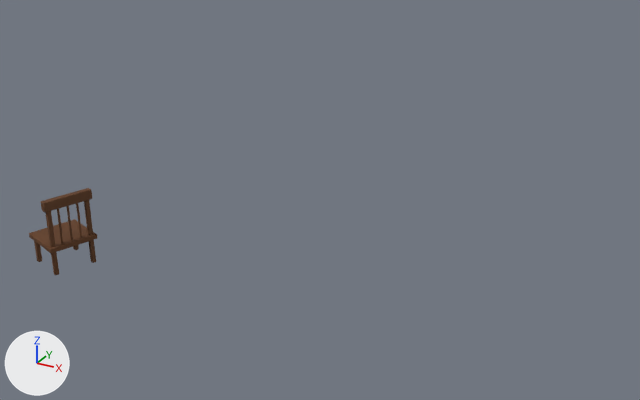
The Blender file assets/models/source/facade/deco_seat_chair.blend as it was, and as the next commit left it.
Camera for both pictures: a 50 mm camera at (1.11, -3.51, 2.83) aimed at (-2.33, 2.75, -0.3). Every picture has the same lights, and +X, +Y and +Z are marked at lower left. The picture after the commit comes second.

Names of what the first picture shows: 'Stuhl'.
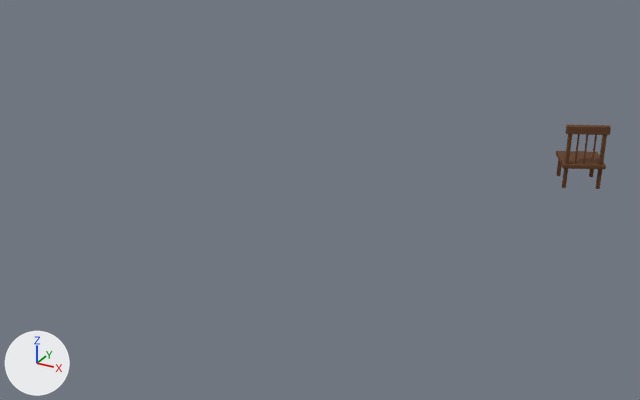
What differs and where, as boxes (x1, y1, x2, y2) in the pictures (640 x 400 px; the box of a moved part takes in the faces that stretch with it):
'Stuhl', reshaped (19% narrower, 26% shorter): before (29, 188, 97, 275); after (556, 125, 611, 189)
part 1 of me_stuhl, moved or reshaped: before (73, 245, 79, 250); after (589, 169, 594, 177)
part 2 of me_stuhl, moved or reshaped: before (84, 200, 96, 263); after (596, 135, 607, 189)
part 3 of me_stuhl, moved or reshaped: before (34, 241, 42, 262); after (556, 160, 561, 176)
part 4 of me_stuhl, moved or reshaped: before (45, 211, 59, 275); after (562, 134, 572, 188)
part 5 of me_stuhl, moved or reshaped: before (41, 188, 92, 212); after (566, 125, 611, 135)
part 6 of me_stuhl, moved or reshaped: before (76, 203, 82, 237); after (591, 135, 597, 164)
part 7 of me_stuhl, moved or reshaped: before (66, 206, 73, 240); after (583, 135, 588, 164)
part 8 of me_stuhl, moved or reshaped: before (57, 209, 63, 243); after (574, 134, 580, 164)
part 9 of me_stuhl, moved or reshaped: before (29, 219, 97, 253); after (556, 151, 606, 169)

The change, as a diff of the scene's bpy script:
```diff
--- a/assets/models/source/facade/deco_seat_chair.blend.py
+++ b/assets/models/source/facade/deco_seat_chair.blend.py
@@ me_stuhl @@
 # used by ob_stuhl; location = (0.0, 0.0, 0.0)
-me_stuhl.from_pydata(...)  # 120 vertices, 96 faces; spans x -3.987..-3.493, y 0.83..1.335, z -0.5..0.13
-me_stuhl.vertices[0].co = (-3.85, 1.335, -0.291)
-me_stuhl.vertices[1].co = (-3.493, 1.205, -0.289)
-me_stuhl.vertices[2].co = (-3.493, 1.205, -0.249)
-me_stuhl.vertices[3].co = (-3.85, 1.335, -0.251)
-me_stuhl.vertices[4].co = (-3.987, 0.96, -0.29)
-me_stuhl.vertices[5].co = (-3.987, 0.959, -0.25)
-me_stuhl.vertices[6].co = (-3.63, 0.83, -0.251)
-me_stuhl.vertices[7].co = (-3.63, 0.83, -0.29)
+me_stuhl.from_pydata(...)  # 120 vertices, 96 faces; spans x -0.812..-0.288, y 4.493..5.007, z -0.5..0.131
+# me_stuhl part 1: the loose piece of 8 vertices spanning x -3.848..-3.804, y 1.263..1.306, z -0.5..-0.28 is turned -45.1 degrees about the z axis through its middle, then moved by (3.357, 3.669, 0.0)
+# me_stuhl part 2: the loose piece of 8 vertices spanning x -3.566..-3.523, y 1.16..1.204, z -0.5..0.11 is turned -45.1 degrees about the z axis through its middle, then moved by (3.203, 3.5, 0.0)
+# me_stuhl part 3: the loose piece of 8 vertices spanning x -3.958..-3.914, y 0.962..1.006, z -0.5..-0.28 is turned -45.1 degrees about the z axis through its middle, then moved by (3.178, 3.835, 0.0)
+# me_stuhl part 4: the loose piece of 8 vertices spanning x -3.676..-3.632, y 0.859..0.903, z -0.5..0.11 is turned -44.9 degrees about the z axis through its middle, then moved by (3.022, 3.665, 0.0)
+# me_stuhl part 5: the loose piece of 8 vertices spanning x -3.691..-3.508, y 0.835..1.229, z 0.049..0.13 is turned -45.1 degrees about the z axis through its middle, then moved by (3.113, 3.582, 0.0)
+# me_stuhl part 6: the loose piece of 24 vertices spanning x -3.582..-3.562, y 1.098..1.115, z -0.266..0.066 is moved by (3.158, 3.541, 0.0)
+# me_stuhl part 7: the loose piece of 24 vertices spanning x -3.609..-3.589, y 1.023..1.04, z -0.266..0.066 is moved by (3.112, 3.583, 0.0)
+# me_stuhl part 8: the loose piece of 24 vertices spanning x -3.636..-3.616, y 0.948..0.965, z -0.266..0.066 is moved by (3.067, 3.624, 0.0)
+# me_stuhl part 9
+me_stuhl.vertices[0].co = (-0.448, 5.007, -0.29)
+me_stuhl.vertices[1].co = (-0.288, 4.661, -0.29)
+me_stuhl.vertices[2].co = (-0.289, 4.661, -0.25)
+me_stuhl.vertices[3].co = (-0.448, 5.007, -0.25)
+me_stuhl.vertices[4].co = (-0.812, 4.838, -0.289)
+me_stuhl.vertices[5].co = (-0.812, 4.837, -0.249)
+me_stuhl.vertices[6].co = (-0.651, 4.493, -0.249)
+me_stuhl.vertices[7].co = (-0.651, 4.493, -0.289)
 me_stuhl.materials.append(mat_holz_stuhl)
```
